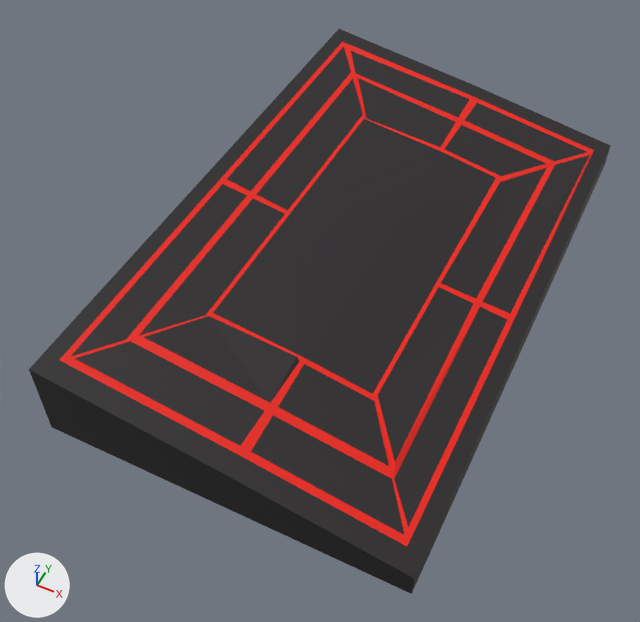
One commit to the Blender file Assets/Modelo3D/CraneoDemonio/TableroQua.blend: the scene before it, then after it.
Both versions are drawn from a 50 mm camera at (14.0, -11.7, 22.7) aimed at (4.5, 7.3, -0.9). Lighting does not change. The marker at lower left points along +X, +Y and +Z. The first picture is the older version.

The scene before the commit, as lines of its bpy script (objects in view):
```python
me_cube = bpy.data.meshes.new('Cube')
me_cube.from_pydata(...)  # 118 vertices, 96 faces; spans x -1.0..10.88, y -1.0..13.62, z -1.0..2.01
# faces by material slot: [44, 52]
me_cube.materials.append(mat_material)  # black #232022
me_cube.materials.append(mat_material_001)  # red #e71800
ob_cube = bpy.data.objects.new('Cube', me_cube)
ob_cube.location = (0.05, 0.44, 0.0)
ob_cube.scale = (1.05, 1.44, 1.0)
```
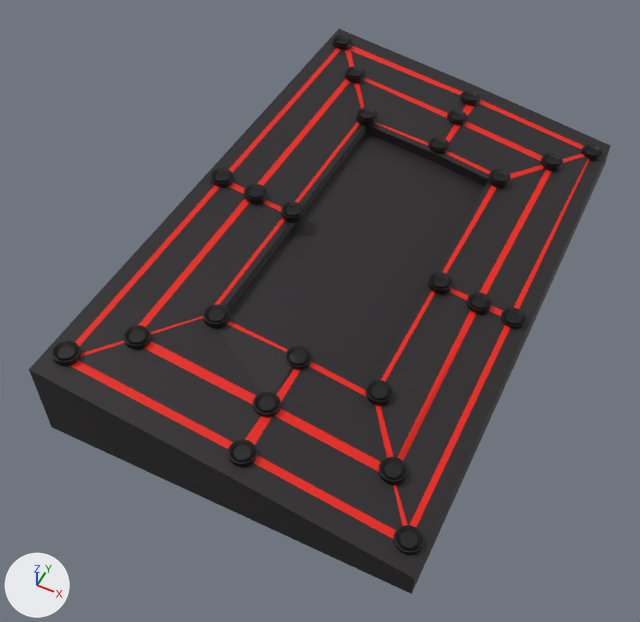
The newer file is also turned or shifted as a whole; pictures and numbers use the older file's frame.

Edits to the bpy script that builds the scene:
```text
Change me_cube:
    used by ob_cube; location = (0.05, 0.44, 0.0); scale = (1.05, 1.44, 1.0)
    remove me_cube.from_pydata(...)  # 118 vertices, 96 faces; spans x -1.0..10.88, y -1.0..13.62, z -1.0..2.01
    add me_cube.from_pydata(...)  # 142 vertices, 120 faces; spans x -1.0..10.88, y -1.0..13.62, z -1.0..2.01
    me_cube part 1
    1 face is deleted
    14 vertices are added at x 2.43..7.45, y 2.48..10.14, z 0.16..1.02
    10 new vertices lie (0.0, 0.0, 0.4) away from vertices in x 2.43..7.45, y 2.48..10.14, z 0.16..1.02
    25 new faces join them, mat_material (black #232022)
Add ob_círculo_023:
    ob_círculo_023 = bpy.data.objects.new('Círculo.023', me_círculo_023)  # 192 vertices, 162 faces; spans x -1.0..1.0, y -1.0..1.0, z 0.0..0.77; in mat_material_002 (black #000000)
    ob_círculo_023.location = (5.56, 15.55, 0.9)
    ob_círculo_023.scale = (0.413, 0.413, 0.413)
Add ob_círculo_022:
    ob_círculo_022 = bpy.data.objects.new('Círculo.022', me_círculo_023.copy())
    ob_círculo_022.location = (5.56, 17.58, 0.9)
    ob_círculo_022.scale = (0.413, 0.413, 0.413)
Add ob_círculo_021:
    ob_círculo_021 = bpy.data.objects.new('Círculo.021', me_círculo_023.copy())
    ob_círculo_021.location = (5.56, 19.08, 0.9)
    ob_círculo_021.scale = (0.413, 0.413, 0.413)
Add ob_círculo_020:
    ob_círculo_020 = bpy.data.objects.new('Círculo.020', me_círculo_023.copy())
    ob_círculo_020.location = (10.92, 19.1, -0.06)
    ob_círculo_020.scale = (0.413, 0.413, 0.413)
Add ob_círculo_019:
    ob_círculo_019 = bpy.data.objects.new('Círculo.019', me_círculo_023.copy())
    ob_círculo_019.location = (9.69, 17.47, 0.2)
    ob_círculo_019.scale = (0.413, 0.413, 0.413)
Add ob_círculo_018:
    ob_círculo_018 = bpy.data.objects.new('Círculo.018', me_círculo_023.copy())
    ob_círculo_018.location = (8.23, 15.23, 0.48)
    ob_círculo_018.scale = (0.413, 0.413, 0.413)
Add ob_círculo_017:
    ob_círculo_017 = bpy.data.objects.new('Círculo.017', me_círculo_023.copy())
    ob_círculo_017.location = (2.55, 15.31, 1.49)
    ob_círculo_017.scale = (0.413, 0.413, 0.413)
Add ob_círculo_016:
    ob_círculo_016 = bpy.data.objects.new('Círculo.016', me_círculo_023.copy())
    ob_círculo_016.location = (1.0, 17.49, 1.66)
    ob_círculo_016.scale = (0.413, 0.413, 0.413)
Add ob_círculo_015:
    ob_círculo_015 = bpy.data.objects.new('Círculo.015', me_círculo_023.copy())
    ob_círculo_015.location = (-0.4, 19.19, 1.83)
    ob_círculo_015.scale = (0.413, 0.413, 0.413)
Add ob_círculo_014:
    ob_círculo_014 = bpy.data.objects.new('Círculo.014', me_círculo_023.copy())
    ob_círculo_014.location = (10.92, 9.08, -0.06)
    ob_círculo_014.scale = (0.413, 0.413, 0.413)
Add ob_círculo_013:
    ob_círculo_013 = bpy.data.objects.new('Círculo.013', me_círculo_023.copy())
    ob_círculo_013.location = (9.69, 8.98, 0.2)
    ob_círculo_013.scale = (0.413, 0.413, 0.413)
Add ob_círculo_012:
    ob_círculo_012 = bpy.data.objects.new('Círculo.012', me_círculo_023.copy())
    ob_círculo_012.location = (8.23, 9.03, 0.48)
    ob_círculo_012.scale = (0.413, 0.413, 0.413)
Add ob_círculo_011:
    ob_círculo_011 = bpy.data.objects.new('Círculo.011', me_círculo_023.copy())
    ob_círculo_011.location = (2.55, 9.0, 1.49)
    ob_círculo_011.scale = (0.413, 0.413, 0.413)
Add ob_círculo_010:
    ob_círculo_010 = bpy.data.objects.new('Círculo.010', me_círculo_023.copy())
    ob_círculo_010.location = (1.0, 9.09, 1.66)
    ob_círculo_010.scale = (0.413, 0.413, 0.413)
Add ob_círculo_009:
    ob_círculo_009 = bpy.data.objects.new('Círculo.009', me_círculo_023.copy())
    ob_círculo_009.location = (-0.4, 9.13, 1.83)
    ob_círculo_009.scale = (0.413, 0.413, 0.413)
Add ob_círculo_008:
    ob_círculo_008 = bpy.data.objects.new('Círculo.008', me_círculo_023.copy())
    ob_círculo_008.location = (8.24, 3.84, 0.45)
    ob_círculo_008.scale = (0.413, 0.413, 0.413)
Add ob_círculo_007:
    ob_círculo_007 = bpy.data.objects.new('Círculo.007', me_círculo_023.copy())
    ob_círculo_007.location = (5.56, 3.61, 0.9)
    ob_círculo_007.scale = (0.413, 0.413, 0.413)
Add ob_círculo_006:
    ob_círculo_006 = bpy.data.objects.new('Círculo.006', me_círculo_023.copy())
    ob_círculo_006.location = (2.62, 3.62, 1.39)
    ob_círculo_006.scale = (0.413, 0.413, 0.413)
Add ob_círculo_005:
    ob_círculo_005 = bpy.data.objects.new('Círculo.005', me_círculo_023.copy())
    ob_círculo_005.location = (9.69, 1.61, 0.2)
    ob_círculo_005.scale = (0.413, 0.413, 0.413)
Add ob_círculo_004:
    ob_círculo_004 = bpy.data.objects.new('Círculo.004', me_círculo_023.copy())
    ob_círculo_004.location = (5.54, 1.61, 0.91)
    ob_círculo_004.scale = (0.413, 0.413, 0.413)
Add ob_círculo_003:
    ob_círculo_003 = bpy.data.objects.new('Círculo.003', me_círculo_023.copy())
    ob_círculo_003.location = (1.02, 1.61, 1.62)
    ob_círculo_003.scale = (0.413, 0.413, 0.413)
Add ob_círculo_002:
    ob_círculo_002 = bpy.data.objects.new('Círculo.002', me_círculo_023.copy())
    ob_círculo_002.location = (10.92, -0.09, -0.06)
    ob_círculo_002.scale = (0.413, 0.413, 0.413)
Add ob_círculo_001:
    ob_círculo_001 = bpy.data.objects.new('Círculo.001', me_círculo_023.copy())
    ob_círculo_001.location = (5.73, -0.19, 0.88)
    ob_círculo_001.scale = (0.413, 0.413, 0.413)
Add ob_círculo:
    ob_círculo = bpy.data.objects.new('Círculo', me_círculo_023.copy())
    ob_círculo.location = (-0.4, 0.01, 1.83)
    ob_círculo.scale = (0.413, 0.413, 0.413)
```

Location of each change, [x1, y1, x2, y2] in pixels of the pictures (640 x 622 px):
'Círculo.002', added (black): after [394, 525, 424, 555]
'Círculo.001', added (black): after [228, 439, 257, 467]
'Círculo.005', added (black): after [379, 457, 407, 485]
'Círculo', added (black): after [52, 341, 81, 366]
'Círculo.004', added (black): after [253, 392, 281, 417]
'Círculo.008', added (black): after [366, 380, 393, 406]
'Círculo.003', added (black): after [123, 325, 151, 350]
'Círculo.006', added (black): after [203, 305, 229, 329]
'Círculo.007', added (black): after [285, 346, 311, 370]
'Círculo.012', added (black): after [428, 272, 453, 295]
'Círculo.013', added (black): after [467, 293, 492, 315]
'Círculo.011', added (black): after [281, 202, 305, 223]
'Círculo.014', added (black): after [501, 308, 526, 329]
'Círculo.010', added: after [244, 184, 267, 205]
'Círculo.009', added: after [210, 168, 234, 188]
'Círculo.018', added: after [488, 169, 511, 188]
'Círculo.019', added: after [541, 153, 563, 172]
'Círculo.017', added: after [357, 108, 378, 126]
'Círculo.023', added: after [428, 137, 449, 154]
'Círculo.016', added: after [345, 66, 365, 83]
'Círculo.022', added: after [447, 110, 468, 126]
'Círculo.020', added: after [581, 145, 602, 161]
'Círculo.021', added: after [460, 91, 480, 106]
'Círculo.015', added: after [333, 35, 352, 50]
part 1 of me_cube, cut back: before [213, 119, 495, 394]; after [220, 124, 491, 390]
